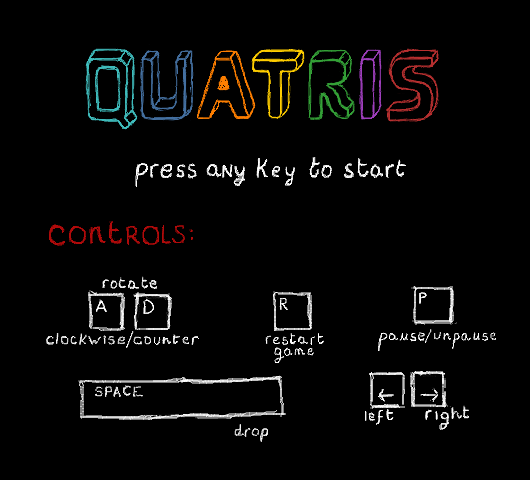
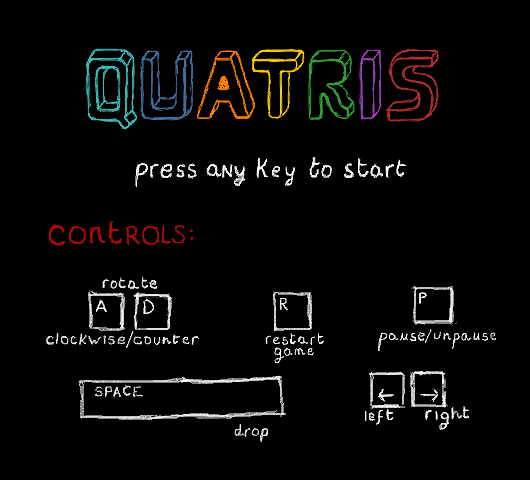
Layers edited between the first and the second 530px x 480px image:
painted on "logo" over (x1=99, y1=68, x2=120, y2=108)
